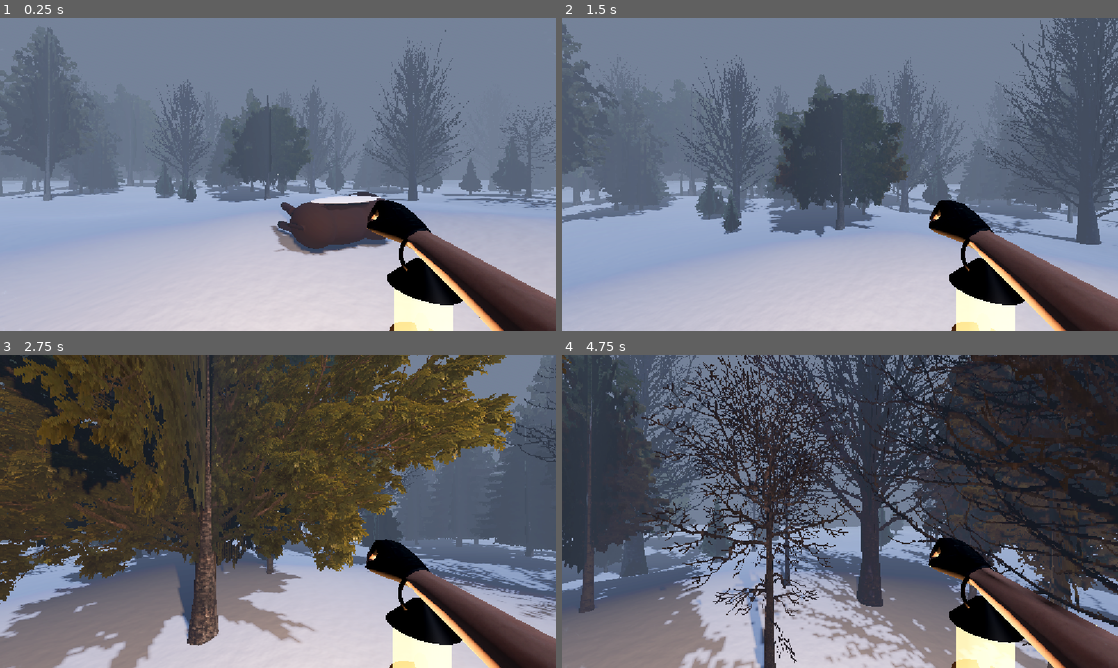
Above: before the commit, frames 1-4 (two rows, left to right).
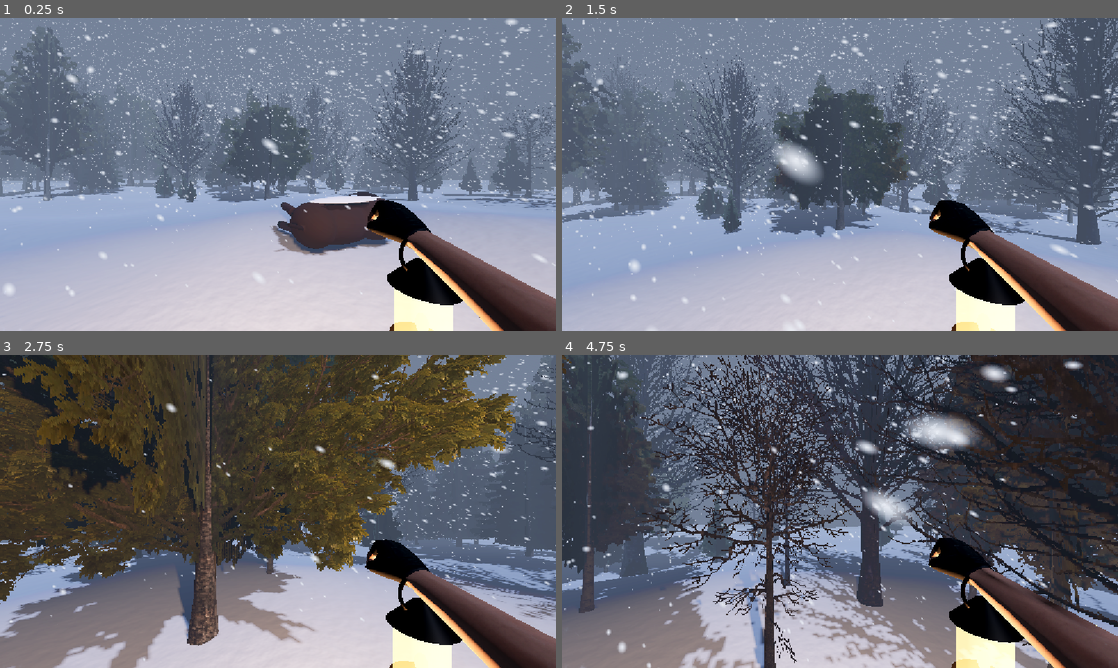
Above: after the commit, the same moments.

Repository: Fardeen16/Warm_Game
Game: Godot game, scene res://scenes/main.tscn
Same seed, same stepped clock (60 frames per second), same inputs: the game is played once before the commit and once after it.
Inputs (mouse positions are in pixels of both pictures, inside the frame that each line leads up to):
- Up to frame 1 (0.25 s): no input
- Up to frame 2 (1.5 s): move the mouse to (867, 174) at 0.52 s; hold E (interact) 0.53-1.28 s; hold W (move_forward) from 0.53 s (still down); click (867, 174) at 0.67 s; tap Space (jump) at 0.77 s; move the mouse to (812, 174) at 1.27 s; tap E (interact) at 1.35 s
- Up to frame 3 (2.75 s): keep holding W (move_forward); tap Space (jump) at 1.52 s; move the mouse to (289, 505) at 2.02 s; hold E (interact) from 2.03 s (still down)
- Up to frame 4 (4.75 s): keep holding W (move_forward); move the mouse to (834, 517) at 2.77 s; release E (interact) at 2.78 s; tap E (interact) at 2.85, 4.35 s; click (834, 517) at 2.92 s; tap Space (jump) at 3.02, 3.77, 4.52 s; move the mouse to (878, 514) at 3.52 s; hold E (interact) 3.53-4.28 s; tap R (restart) at 4.15 s; move the mouse to (795, 508) at 4.27 s

The runs differ from the first frame. In frame 1, 4.9% of the frame differs, in the area x 0-100%, y 0-89%; in frame 2, 5.3%, in the area x 0-100%, y 0-100%; in frame 3, 1.2%; in frame 4, 3.9%.

Commit message:
Blizzard sound, proper knife grip, steady hands, louder chopper
- New StormAudio: heavy wind (rumble plus a surging howl) with random
  gusts, louder with a stronger storm; in scenes 1 and 3 (where the
  chopper's downwash makes it roar).
- Knife now sits through the curled fingers of the left fist, blade out
  past the index finger, flat side showing.
- Scene 3: view shake turns the camera, so the hands stay steady.
- Helicopter 3 dB louder; a hard limiter on the master bus stops clipping.
- The player's capsule body is invisible.

Co-Authored-By: Claude Opus 5.5 <noreply@anthropic.com>

Diff:
--- /dev/null
+++ b/default_bus_layout.tres
@@ -0,0 +1,8 @@
+[gd_resource type="AudioBusLayout" format=3]
+
+[sub_resource type="AudioEffectHardLimiter" id="AudioEffectHardLimiter_master"]
+ceiling_db = -0.5
+
+[resource]
+bus/0/effect/0/effect = SubResource("AudioEffectHardLimiter_master")
+bus/0/effect/0/enabled = true
--- a/scenes/main.tscn
+++ b/scenes/main.tscn
@@ -11,6 +11,7 @@
 [ext_resource type="Script" uid="uid://db88l8nfsi54s" path="res://scripts/snow_terrain.gd" id="9_terrain"]
 [ext_resource type="Script" uid="uid://dag6q2xt46i8o" path="res://scripts/footprints.gd" id="10_footprints"]
 [ext_resource type="PackedScene" uid="uid://iu3pfbh5n5bc" path="res://assets/models/props/jeep/Landyroamer.fbx" id="11_jeep"]
+[ext_resource type="Script" path="res://scripts/storm_audio.gd" id="20_storm_audio"]
 [ext_resource type="PackedScene" uid="uid://7knh15b24r0f" path="res://assets/models/environment/trees/retro_tree_pack/dead_tree_rt_1.glb" id="t_dead_tree_rt_1"]
 [ext_resource type="PackedScene" uid="uid://ccunhd1xbfqoy" path="res://assets/models/environment/trees/retro_tree_pack/dead_tree_rt_2.glb" id="t_dead_tree_rt_2"]
 [ext_resource type="PackedScene" uid="uid://bfdstnnkqcqhw" path="res://assets/models/environment/trees/retro_tree_pack/small_tree_rt_1.glb" id="t_small_tree_rt_1"]
@@ -41,6 +42,7 @@
 fog_light_color = Color(0.42, 0.46, 0.53, 1)
 fog_density = 0.0397
 fog_sky_affect = 0.8
+volumetric_fog_enabled = true
 volumetric_fog_density = 0.01
 volumetric_fog_emission = Color(0.35, 0.38, 0.45, 1)
 volumetric_fog_emission_energy = 0.4
@@ -124,6 +126,7 @@
 shape = SubResource("CapsuleShape3D_player")
 
 [node name="Body" type="MeshInstance3D" parent="Player" unique_id=1076589425]
+visible = false
 transform = Transform3D(1, 0, 0, 0, 1, 0, 0, 0, 1, 0, 0.89, 0)
 cast_shadow = 0
 mesh = SubResource("CapsuleMesh_player")
@@ -145,11 +148,9 @@
 transform = Transform3D(0.866025, 0, 0.5, 0, 1, 0, -0.5, 0, 0.866025, 1.5, 0, -5)
 
 [node name="SnowStorm" type="Node3D" parent="." unique_id=2091973302]
-visible = false
 script = ExtResource("2_storm")
 intensity = 0.99
 storm_speed = 2.5
-clouds_enabled = false
 cloud_density_storm = 0.69
 cloud_glow = 0.6
 cloud_coverage = 0.4
@@ -163,3 +164,8 @@
 [node name="FreezeEffect" type="CanvasLayer" parent="." unique_id=471059132]
 script = ExtResource("7_freeze")
 player = NodePath("../Player")
+
+[node name="StormAudio" type="AudioStreamPlayer" parent="."]
+volume_db = -3.0
+script = ExtResource("20_storm_audio")
+storm = NodePath("../SnowStorm")
--- a/scenes/player/hands.tscn
+++ b/scenes/player/hands.tscn
@@ -46,8 +46,8 @@
 bone_name = "hand.L"
 
 [node name="Knife" type="Node3D" parent="LeftArm/arms_rig/ArmsRig/Skeleton3D/KnifeGrip"]
-position = Vector3(0, 0.08, 0)
-rotation_degrees = Vector3(0, 90, 0)
+position = Vector3(0.025, 0.13, 0)
+rotation_degrees = Vector3(0, 180, 90)
 
 [node name="Grip" type="MeshInstance3D" parent="LeftArm/arms_rig/ArmsRig/Skeleton3D/KnifeGrip/Knife"]
 cast_shadow = 0
--- a/scenes/rescue.tscn
+++ b/scenes/rescue.tscn
@@ -16,6 +16,7 @@
 [ext_resource type="Script" path="res://scripts/rope_grab.gd" id="14_rope"]
 [ext_resource type="Script" path="res://scripts/captions.gd" id="15_captions"]
 [ext_resource type="Texture2D" path="res://assets/ui/psx_ui/fullres_720p/Skin05-Cropped_Text-Block.png" id="16_box"]
+[ext_resource type="Script" path="res://scripts/storm_audio.gd" id="20_storm_audio"]
 [ext_resource type="PackedScene" uid="uid://7knh15b24r0f" path="res://assets/models/environment/trees/retro_tree_pack/dead_tree_rt_1.glb" id="t_dead_tree_rt_1"]
 [ext_resource type="PackedScene" uid="uid://ccunhd1xbfqoy" path="res://assets/models/environment/trees/retro_tree_pack/dead_tree_rt_2.glb" id="t_dead_tree_rt_2"]
 [ext_resource type="PackedScene" uid="uid://bfdstnnkqcqhw" path="res://assets/models/environment/trees/retro_tree_pack/small_tree_rt_1.glb" id="t_small_tree_rt_1"]
@@ -145,6 +146,7 @@
 shape = SubResource("CapsuleShape3D_player")
 
 [node name="Body" type="MeshInstance3D" parent="Player"]
+visible = false
 transform = Transform3D(1, 0, 0, 0, 1, 0, 0, 0, 1, 0, 0.89, 0)
 cast_shadow = 0
 mesh = SubResource("CapsuleMesh_player")
@@ -203,3 +205,8 @@
 [node name="Captions" type="CanvasLayer" parent="."]
 script = ExtResource("15_captions")
 box_texture = ExtResource("16_box")
+
+[node name="StormAudio" type="AudioStreamPlayer" parent="."]
+volume_db = -3.0
+script = ExtResource("20_storm_audio")
+storm = NodePath("../SnowStorm")
--- a/scripts/rescue.gd
+++ b/scripts/rescue.gd
@@ -13,8 +13,8 @@
 @export_range(3.0, 60.0, 0.5) var descent_time: float = 22.0
 ## How much stronger the wind gets right under the rotor (2.5 = three and a half times).
 @export_range(0.0, 10.0, 0.1) var downwash: float = 2.5
-## How hard the view shakes under the rotor.
-@export_range(0.0, 0.1, 0.001) var shake: float = 0.012
+## How hard the view shakes under the rotor (degrees). Your hands stay steady.
+@export_range(0.0, 3.0, 0.05) var shake: float = 0.4
 @export var arrival_lines: PackedStringArray = ["That sound... is that a chopper?"]
 @export var rope_lines: PackedStringArray = ["The rope! I have to grab it."]
 ## Where "play again" goes.
@@ -27,6 +27,7 @@
 @onready var _rope_grab: RopeGrab = $RopeGrab
 @onready var _captions: Captions = $Captions
 @onready var _cutscene_camera: Camera3D = $CutsceneCamera
+@onready var _hands: Node3D = $Player/Head/Camera3D/Hands
 
 var _start: Vector3
 var _base_wind := 0.0
@@ -88,16 +89,16 @@
 		closeness = clampf(1.0 - (_heli.global_position.y - hover_point.y) / 40.0, 0.0, 1.0)
 	_storm.wind_strength = _base_wind * (1.0 + downwash * closeness * closeness)
 	_storm.intensity = lerpf(_base_intensity, 1.0, closeness)
-	_heli.get_node("RotorSound").volume_db = lerpf(-8.0, 0.0, closeness)
+	_heli.get_node("RotorSound").volume_db = lerpf(-5.0, 3.0, closeness)
 
 	if _hovering:
 		# Holding position in the gusts.
 		_heli.global_position = hover_point + Vector3(sin(_time * 0.7) * 0.4, sin(_time * 1.1) * 0.3, cos(_time * 0.5) * 0.3)
 
-	var camera := _player.camera
-	var amount := shake * closeness * closeness
-	camera.h_offset = randf_range(-amount, amount)
-	camera.v_offset = randf_range(-amount, amount)
+	# Shake by turning the camera a touch: the world shakes, but your hands (attached to the
+	# camera) stay steady in front of you.
+	var amount := deg_to_rad(shake) * closeness * closeness
+	_player.camera.rotation = Vector3(randf_range(-amount, amount), randf_range(-amount, amount), 0.0)
 
 
 func _unhandled_input(event: InputEvent) -> void:
@@ -123,7 +124,7 @@
 	create_tween().tween_property(_storm, "haze_density_storm", 0.025, 2.0)
 	_cutscene_camera.look_at(_heli.global_position)
 	_cutscene_camera.current = true
-	_player.get_node("Head/Camera3D/Hands").visible = false
+	_hands.visible = false
 	var leave := create_tween()
 	leave.tween_property(_heli, "global_position", away, 9.0).set_trans(Tween.TRANS_SINE).set_ease(Tween.EASE_IN)
 	var track := func(_v: Variant) -> void: _cutscene_camera.look_at(_heli.global_position)
--- /dev/null
+++ b/scripts/storm_audio.gd
@@ -0,0 +1,74 @@
+class_name StormAudio
+extends AudioStreamPlayer
+## Blizzard soundscape: a constant heavy wind (deep rumble plus a howl that surges and dips) and
+## random gusts that rush past now and then. Gets louder and wilder with the SnowStorm's
+## intensity and wind strength. Assign a recorded loop to `stream` to use that instead.
+
+@export var storm: NodePath
+## Seconds between gusts, picked at random in this range.
+@export var gust_interval: Vector2 = Vector2(4.0, 11.0)
+## How much louder a gust is than the steady wind.
+@export_range(0.0, 3.0, 0.05) var gust_strength: float = 1.8
+
+const MIX_RATE := 22050.0
+
+var _playback: AudioStreamGeneratorPlayback
+var _storm: SnowStorm
+var _time := 0.0
+var _rumble := 0.0
+var _low := 0.0
+var _band := 0.0
+var _gust := 0.0
+var _gust_target := 0.0
+var _next_gust := 2.0
+var _surge_noise := FastNoiseLite.new()
+
+
+func _ready() -> void:
+	_storm = get_node_or_null(storm) as SnowStorm
+	_surge_noise.frequency = 0.25
+	_surge_noise.seed = randi()
+	if stream == null:
+		var generator := AudioStreamGenerator.new()
+		generator.mix_rate = MIX_RATE
+		generator.buffer_length = 0.25
+		stream = generator
+		play()
+		_playback = get_stream_playback()
+	else:
+		play()
+
+
+func _process(delta: float) -> void:
+	# Fiercer storm, louder wind.
+	var force := 1.0
+	if _storm:
+		# Square root so a much stronger storm is louder without blowing out the speakers.
+		force = clampf(sqrt(_storm.intensity * _storm.wind_strength * _storm.storm_speed / 8.0), 0.4, 1.6)
+	if _playback == null:
+		return
+
+	_next_gust -= delta
+	if _next_gust <= 0.0:
+		_next_gust = randf_range(gust_interval.x, gust_interval.y)
+		_gust_target = randf_range(0.6, 1.0) * gust_strength
+
+	for f in _playback.get_frames_available():
+		var dt := 1.0 / MIX_RATE
+		_time += dt
+		# Gusts swell in fast and die away slowly.
+		_gust = move_toward(_gust, _gust_target, dt * (1.5 if _gust < _gust_target else 0.4))
+		if _gust >= _gust_target:
+			_gust_target = 0.0
+		var surge := 0.6 + 0.4 * _surge_noise.get_noise_1d(_time)
+
+		var white := randf() * 2.0 - 1.0
+		_rumble += 0.012 * (white - _rumble)
+		# Howl: noise through a sweeping resonant filter (higher and sharper in a gust).
+		var cutoff := 260.0 + 320.0 * surge + 700.0 * _gust
+		var g := 2.0 * sin(PI * cutoff / MIX_RATE)
+		var high := white - _low - 0.35 * _band
+		_band += g * high
+		_low += g * _band
+		var s := _rumble * 4.0 * (0.7 + 0.3 * surge) + _band * 0.22 * (surge + _gust) + white * 0.03 * _gust
+		_playback.push_frame(Vector2.ONE * clampf(s * force * 0.55, -1.0, 1.0))
Not shown, added: scripts/storm_audio.gd.uid
